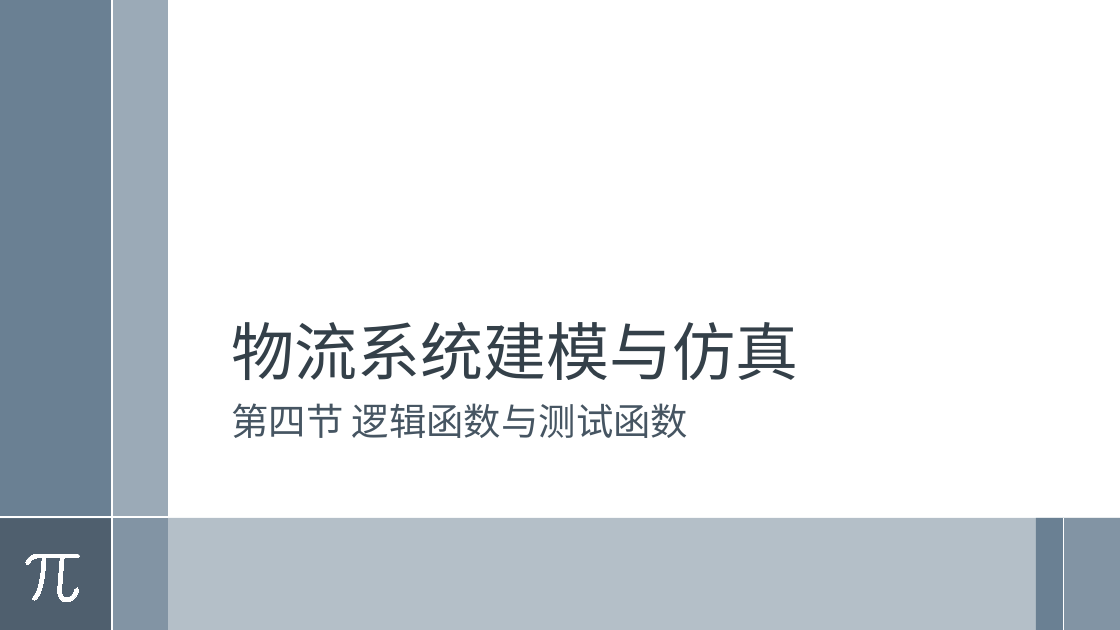
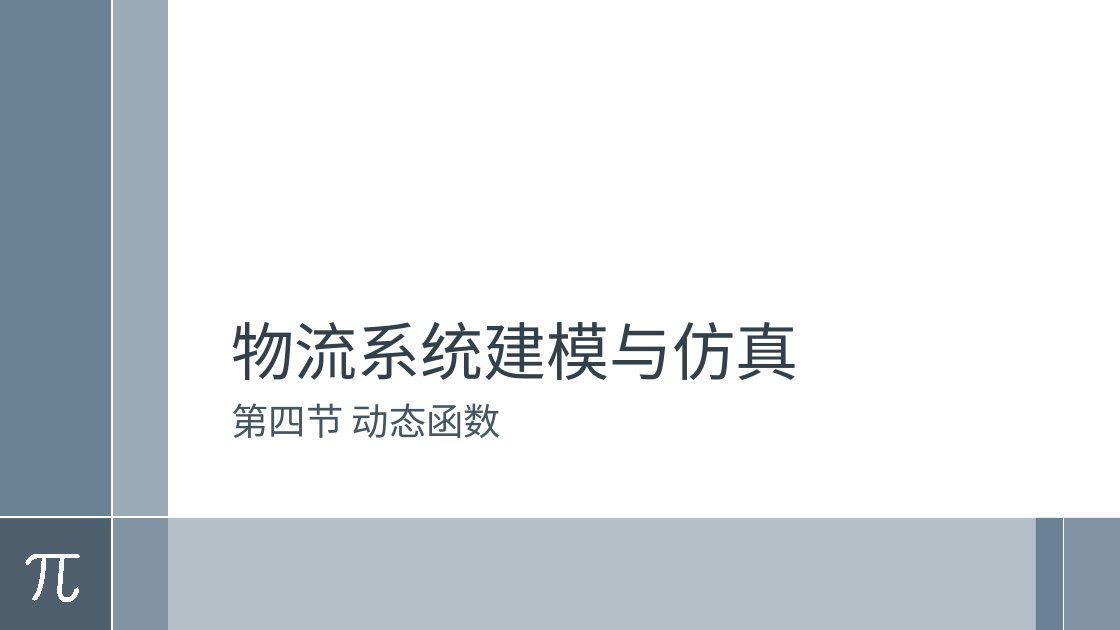
Before and after one commit to exoplanetX/SystemDynamics, a slide deck: slide 1 of 2019系统仿真-4-动态函数.pptx. Drawn at 1120x630 pixels with LibreOffice and Linux fonts; fonts in the diff are those of the drawing. Boxes give left, top, right and bottom in pixels: in the first picture for what was removed or moved away, otherwise in the second. Text is boxed around its words. In the diff, an @@ line names an element or a change of style, - is before the commit and + after.

```diff
--- a/2019系统仿真-4-动态函数.pptx
+++ b/2019系统仿真-4-动态函数.pptx
@@ subtitle at <box>232,403,501,438</box>: text changed @@
-第四节 逻辑函数与测试函数
+第四节 动态函数
```
Also in this commit, not shown: 1 other file.
